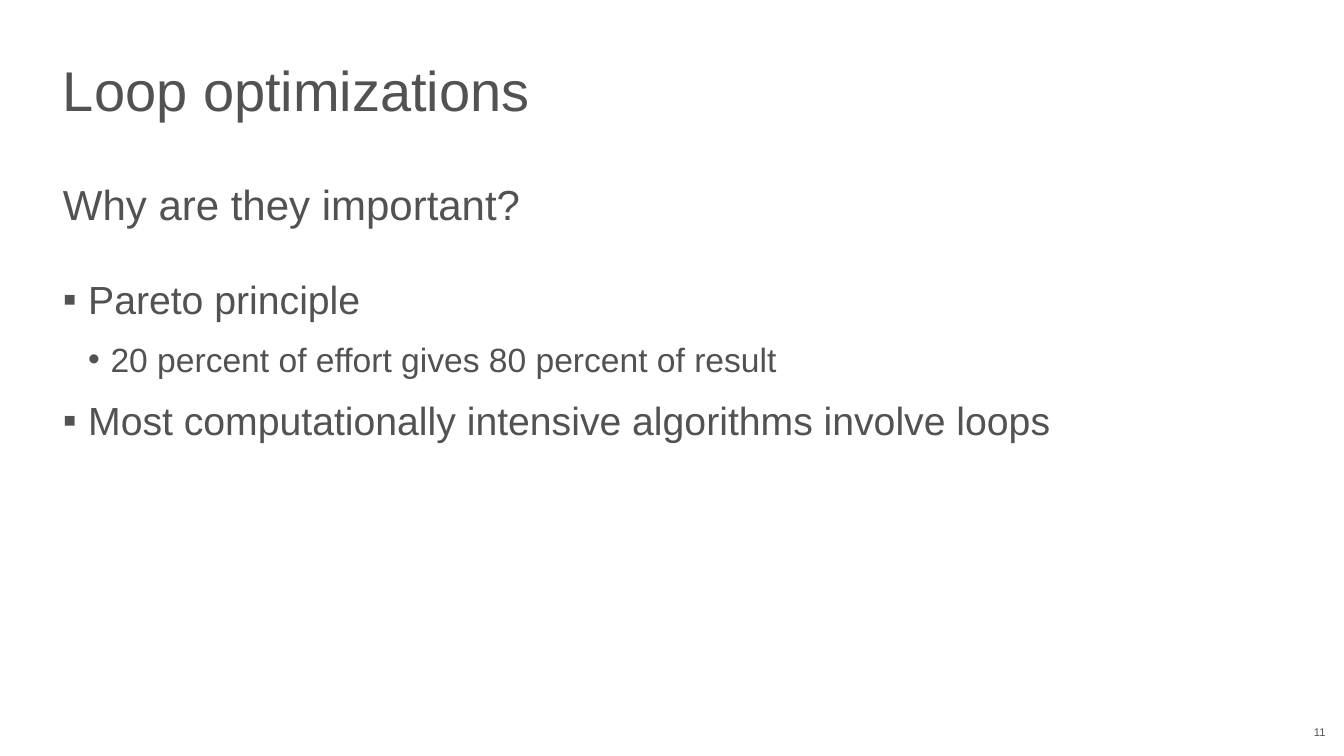
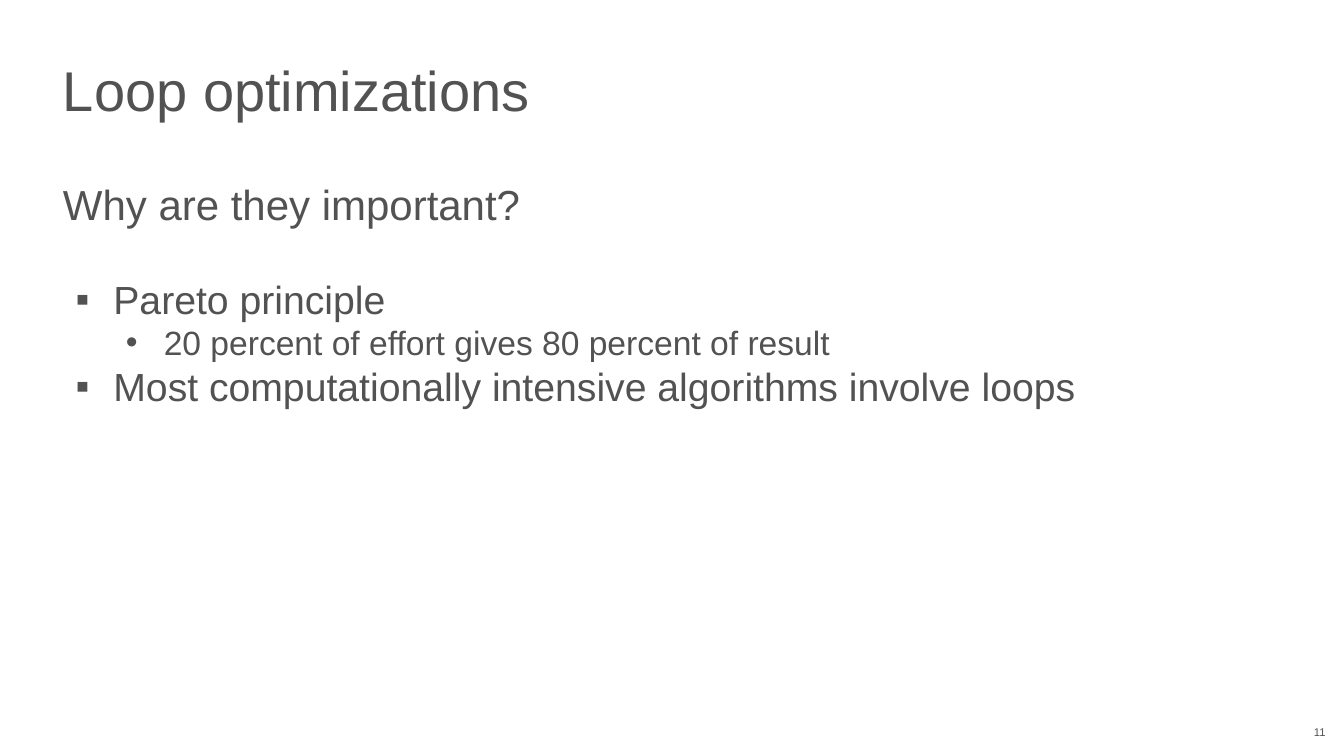
Before and after one commit to NN-complr-tech/Complr-course-lectures, a slide deck: slide 11 of 06-Optimizations-2.pptx. Drawn at 1344x756 pixels with LibreOffice and Linux fonts; fonts in the diff are those of the drawing. Boxes give left, top, right and bottom in pixels: in the first picture for what was removed or moved away, otherwise in the second. Text is boxed around its words. In the diff, an @@ line names an element or a change of style, - is before the commit and + after.

Commit message:
Add 06-Optimizations-2 slides (2026)

```diff
--- a/06-Optimizations-2.pptx
+++ b/06-Optimizations-2.pptx
@@ text at (113,285,1076,409): indent changed; less space between paragraphs @@
```
Also in this commit, not shown: 5 other slides changed, 6 slides added.
